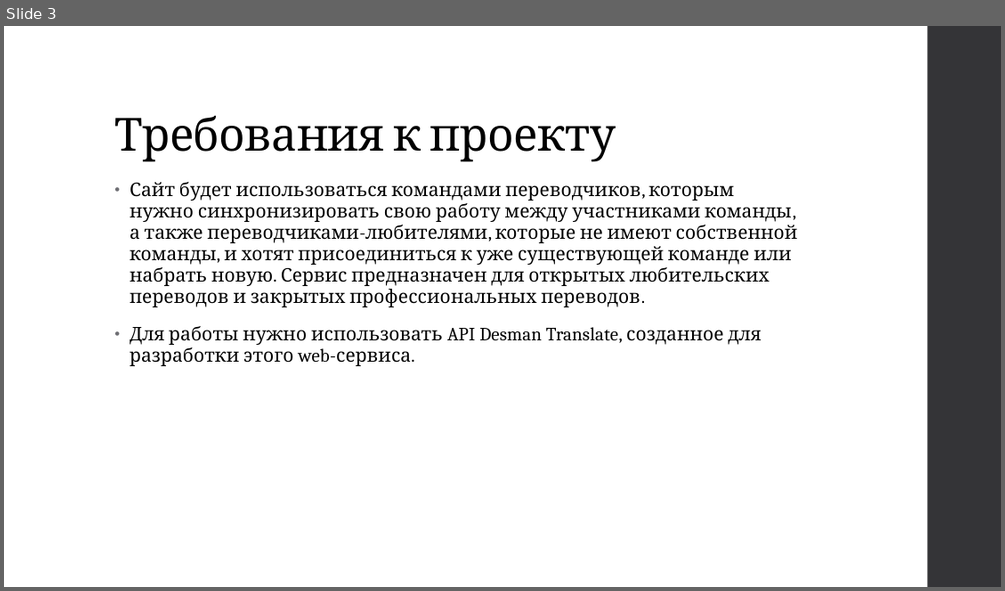
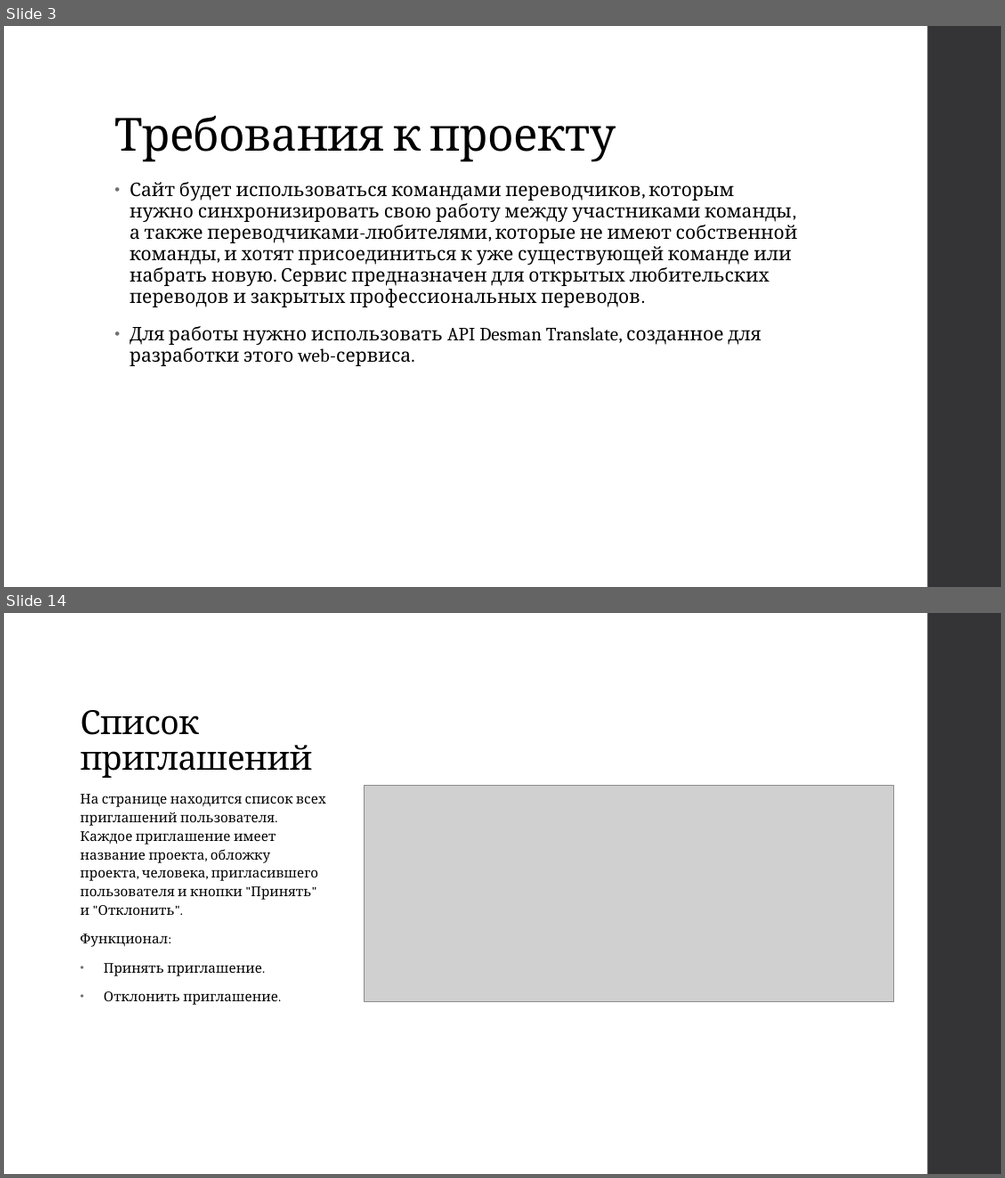
Before and after one commit to ipaingo/study, a slide deck: вебы/презентация/Веб-сервис для коллективных переводов.pptx. Shown one above the other, each under a label of ours: slide 3 before the commit, slides 3 and 14 after it; the slides between them are not shown. The pictures are 1005x591 and 1005x1178 pixels, drawn with LibreOffice and Linux fonts; fonts in the diff are those of the drawing; grey boxes stand for pictures. Boxes give left, top, right and bottom in pixels: in the first picture for what was removed or moved away, otherwise in the second. Text is boxed around its words. In the diff, an @@ line names an element or a change of style, - is before the commit and + after.

```diff
--- a/вебы/презентация/Веб-сервис для коллективных переводов.pptx
+++ b/вебы/презентация/Веб-сервис для коллективных переводов.pptx
@@ slide 14 added at box(4, 613, 1001, 1174), background #FFFFFF; not listed: 1 template element that a slide beside it also shows @@
@@ title added at box(81, 710, 313, 778), 32 pt, text #000000 @@
+Список приглашений
@@ text added at box(81, 794, 326, 1005), 13 pt, text #000000 @@
+На странице находится список всех приглашений пользователя. Каждое приглашение имеет название проекта, обложку проекта, человека, пригласившего пользователя и кнопки "Принять" и "Отклонить".
+Функционал:
+• Принять приглашение.
+• Отклонить приглашение.
@@ picture added at box(364, 785, 894, 1002) @@
```
Also in this commit, not shown: 5 slides changed, 15 other slides added, 4 slides removed.
